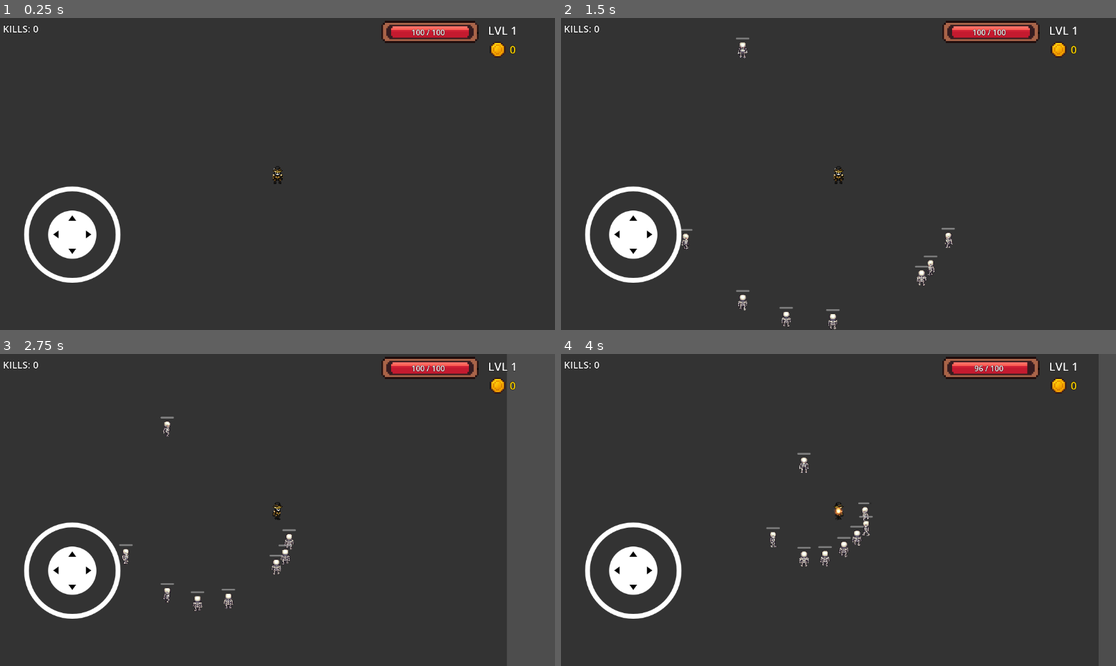
Above: before the commit, frames 1-4 (two rows, left to right).
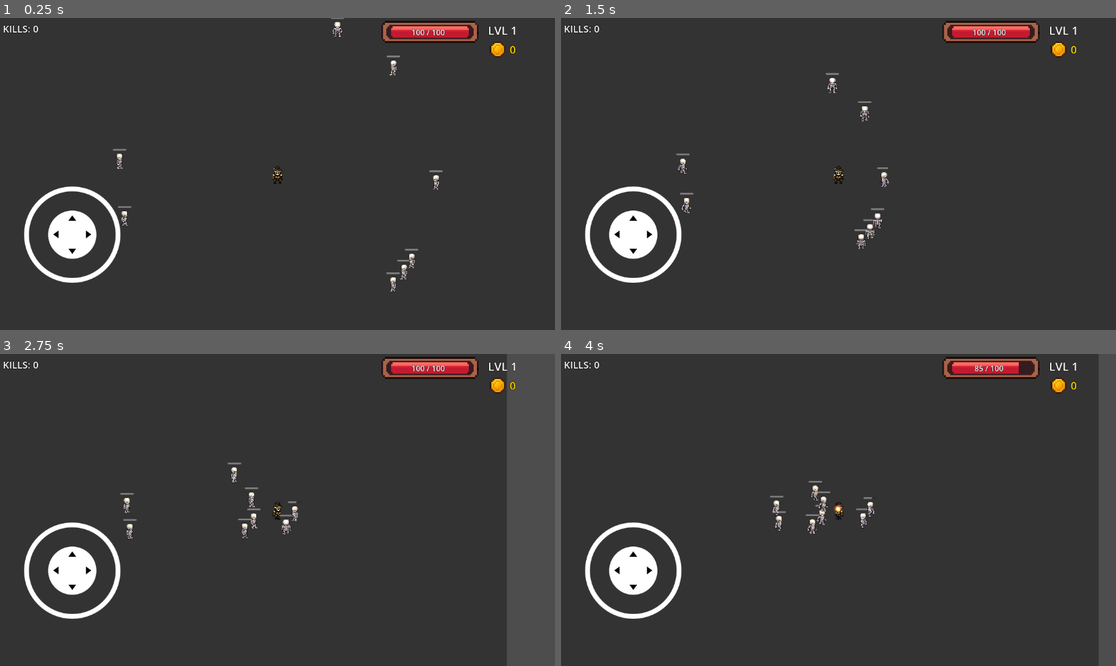
Above: after the commit, the same moments.

Repository: ondrajasnik/RocnikovyProjekt
Game: Godot game, scene res://scenes/main.tscn
Two runs of this game, one before a commit and one after it. Both use one fixed random seed, a clock stepped at 60 frames per second and the inputs below.
Inputs (mouse positions are in pixels of both pictures, inside the frame that each line leads up to):
- Up to frame 1 (0.25 s): no input
- Up to frame 2 (1.5 s): move the mouse to (960, 158) at 0.52 s; hold Right (ui_right) 0.53-1.25 s; click (960, 158) at 0.67 s; drag from (727, 189) to (960, 242) at 1.27 s
- Up to frame 3 (2.75 s): move the mouse to (333, 441) at 2.02 s; hold Right (ui_right) from 2.03 s (still down)
- Up to frame 4 (4 s): release Right (ui_right) at 2.75 s; drag from (810, 572) to (688, 553) at 2.77 s; move the mouse to (1005, 556) at 3.52 s; hold Left (ui_left) from 3.53 s (still down)

The runs differ from the first frame. In frame 1, 0.5% of the frame differs, in the area x 20-80%, y 0-88%; in frame 2, 1.0%, in the area x 20-71%, y 6-100%; in frame 3, 1.0%; in frame 4, 1.0%.

Commit message:
Fix enemy spawner errors and improve spawn system

Diff:
--- a/scripts/enemy_spawner.gd
+++ b/scripts/enemy_spawner.gd
@@ -1,6 +1,9 @@
 extends Node2D
 
+# Načti scénu nepřítele
 var enemy_scene = preload("res://scenes/enemy.tscn")
+
+# Reference na hráče
 var player = null
 
 # Nastavení spawnování
@@ -15,6 +18,9 @@
 func _ready():
 	# Najdi hráče
 	player = get_tree().root.find_child("PlayerMage", true, false)
+
+	# Počkej jeden frame než začneš spawnovat
+	await get_tree().process_frame
 
 	# Spawn počátečních nepřátel
 	for i in range(max_enemies):
@@ -57,7 +63,8 @@
 	enemy.position = spawn_pos
 	enemy.increase_difficulty(difficulty_multiplier)
 
-	get_parent().add_child(enemy)
+	# OPRAVENO - použij call_deferred
+	get_parent().call_deferred("add_child", enemy)
 
 func increase_difficulty():
 	# Zvyš obtížnost (nepřátelé budou silnější)
